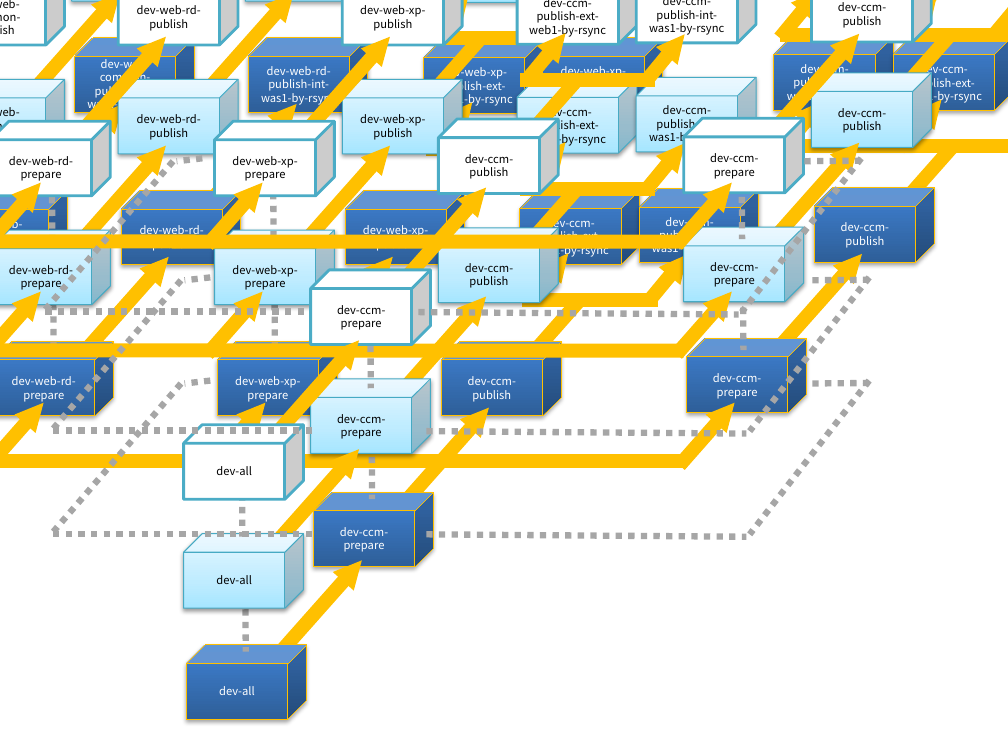
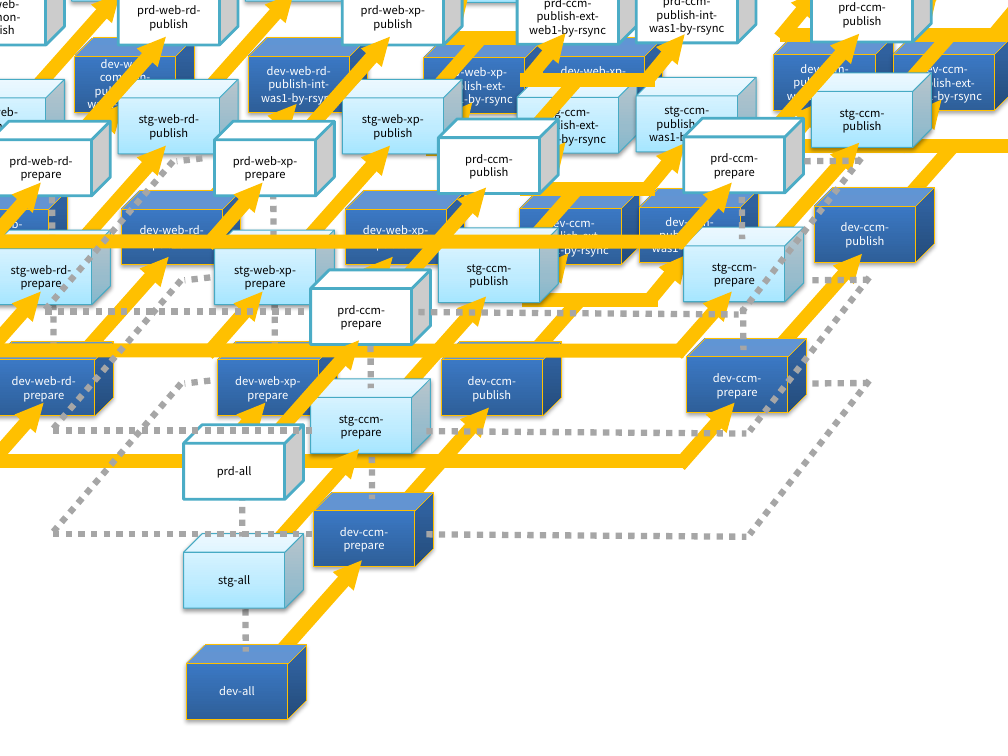
Before and after one commit to kwbaek/codelabor, a slide deck: slide 7 of documentation/draft/ci-environment/dependency-diagram(draft).pptx (slide 6 before the commit). Drawn at 1008x756 pixels with LibreOffice and Linux fonts; fonts in the diff are those of the drawing. Boxes give left, top, right and bottom in pixels: in the first picture for what was removed or moved away, otherwise in the second. Text is boxed around its words. In the diff, an @@ line names an element or a change of style, - is before the commit and + after.

```diff
--- a/documentation/draft/ci-environment/dependency-diagram(draft).pptx
+++ b/documentation/draft/ci-environment/dependency-diagram(draft).pptx
@@ text in cube at <box>0,0,19,8</box>: text changed @@
-dev-web-common-publish
+prd-web-common-publish
@@ text in cube at <box>137,5,200,31</box>: text changed @@
-dev-web-rd-publish
+prd-web-rd-publish
@@ text in cube at <box>361,5,426,31</box>: text changed @@
-dev-web-xp-publish
+prd-web-xp-publish
@@ text in cube at <box>529,0,606,37</box>: text changed @@
-dev-ccm-publish-ext-web1-by-rsync
+prd-ccm-publish-ext-web1-by-rsync
@@ text in cube at <box>543,0,591,7</box>: text changed @@
-dev-web-xp-publish-int-web1-by-rsync
+stg-web-xp-publish-int-web1-by-rsync
@@ text in cube at <box>649,0,724,36</box>: text changed @@
-dev-ccm-publish-int-was1-by-rsync
+prd-ccm-publish-int-was1-by-rsync
@@ text in cube at <box>838,2,886,28</box>: text changed @@
-dev-ccm-publish
+prd-ccm-publish
@@ text in cube at <box>0,107,18,116</box>: text changed @@
-dev-web-common-publish
+stg-web-common-publish
@@ text in cube at <box>139,114,200,140</box>: text changed @@
-dev-web-rd-publish
+stg-web-rd-publish
@@ text in cube at <box>362,114,424,140</box>: text changed @@
-dev-web-xp-publish
+stg-web-xp-publish
@@ text in cube at <box>529,104,606,146</box>: text changed @@
-dev-ccm-publish-ext-web1-by-rsync
+stg-ccm-publish-ext-web1-by-rsync
@@ text in cube at <box>649,106,724,145</box>: text changed @@
-dev-ccm-publish-int-was1-by-rsync
+stg-ccm-publish-int-was1-by-rsync
@@ text in cube at <box>840,109,885,133</box>: text changed @@
-dev-ccm-publish
+stg-ccm-publish
@@ text in cube at <box>9,156,72,181</box>: text changed @@
-dev-web-rd-prepare
+prd-web-rd-prepare
@@ text in cube at <box>233,156,298,181</box>: text changed @@
-dev-web-xp-prepare
+prd-web-xp-prepare
@@ text in cube at <box>465,154,513,179</box>: text changed @@
-dev-ccm-publish
+prd-ccm-publish
@@ text in cube at <box>710,153,758,179</box>: text changed @@
-dev-ccm-prepare
+prd-ccm-prepare
@@ text in cube at <box>11,265,72,290</box>: text changed @@
-dev-web-rd-prepare
+stg-web-rd-prepare
@@ text in cube at <box>234,265,296,290</box>: text changed @@
-dev-web-xp-prepare
+stg-web-xp-prepare
@@ text in cube at <box>467,264,512,288</box>: text changed @@
-dev-ccm-publish
+stg-ccm-publish
@@ text in cube at <box>712,263,757,287</box>: text changed @@
-dev-ccm-prepare
+stg-ccm-prepare
@@ text in cube at <box>337,305,385,330</box>: text changed @@
-dev-ccm-prepare
+prd-ccm-prepare
@@ text in cube at <box>339,415,384,439</box>: text changed @@
-dev-ccm-prepare
+stg-ccm-prepare
@@ text in cube at <box>217,466,252,478</box>: text changed @@
-dev-all
+prd-all
@@ text in cube at <box>218,575,250,587</box>: text changed @@
-dev-all
+stg-all
```
Also in this commit, not shown: 1 other slide changed, 1 slide added.
